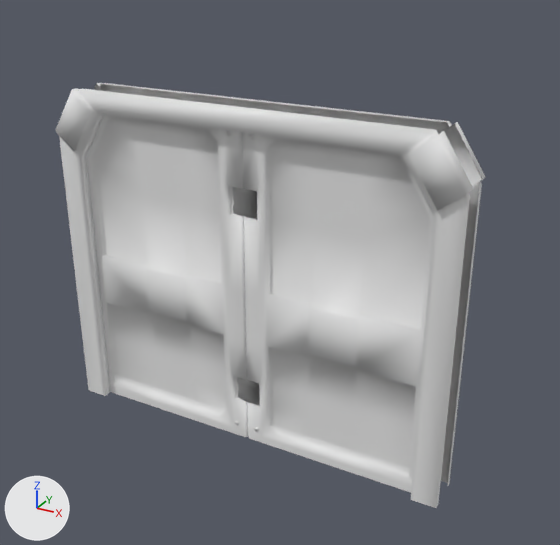
A saved change to the FBX model Assets/Art/Models/Doors/DoorHeavy/DoorHeavy.fbx.
The view is the same before and after, from a camera (50 mm lens) standing at (2.57, -4.23, 3.5) and looking at (0.2, 0.07, 1.35). Lighting does not change. The marker at lower left points along +X, +Y and +Z. Where no turn or scale is listed for an object, it has been applied to the vertices.

Names of what the first picture shows: 'Bolts', 'DoorFrameHeavy', 'DoorHeavyLock', 'DoorHeavy_L', 'DoorHeavy_R'.
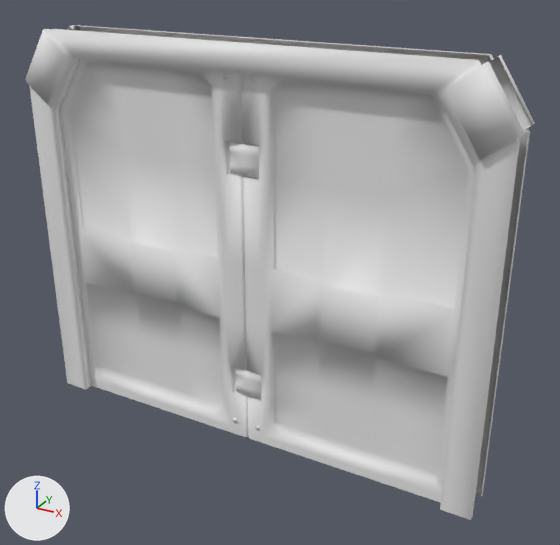
The edits, one by one:
me_doorheavy_r has 360 vertices, 335 faces and spans x -1.41..0.0, y -0.08..0.08, z 0.0..2.42.
me_doorheavy_r is used by ob_doorheavy_r; location (0.0, 0.0, 0.0).
me_doorheavy_r part 3: the whole mesh is scaled about the mesh origin by (1.16, 1, 1.16).
me_doorheavy_l has 360 vertices, 335 faces and spans x 0.0..1.41, y -0.08..0.08, z 0.0..2.42.
me_doorheavy_l is used by ob_doorheavy_l; location (0.0, 0.0, 0.0).
me_doorheavy_l part 1: the whole mesh is scaled about the mesh origin by (1.16, 1, 1.16).
me_doorframeheavy has 148 vertices, 125 faces and spans x -1.52..1.52, y -0.17..0.17, z 0.0..2.5.
me_doorframeheavy is used by ob_doorframeheavy; location (0.0, 0.0, 0.0).
me_doorframeheavy part 2: the whole mesh is scaled about the mesh origin by (1.16, 1, 1.16).
Object 'Bolts' (ob_bolts) moves from (-0.003, 0.01, 1.212) to (-0.003, 0.01, 1.4).

Location of each change, (x1, y1, x2, y2) in pixels of the pictures (560 x 545 px):
'DoorHeavy_L', mesh rescaled (22% wider, 19% taller): before (242, 132, 434, 493); after (241, 72, 475, 503)
'DoorFrameHeavy', mesh rescaled (19% wider, 16% taller): before (56, 83, 485, 508); after (26, 25, 535, 520)
'DoorHeavy_R', mesh rescaled (17% wider, 18% taller): before (87, 114, 248, 437); after (60, 57, 248, 437)
'Bolts', moved: before (227, 131, 258, 431); after (223, 73, 260, 430)
